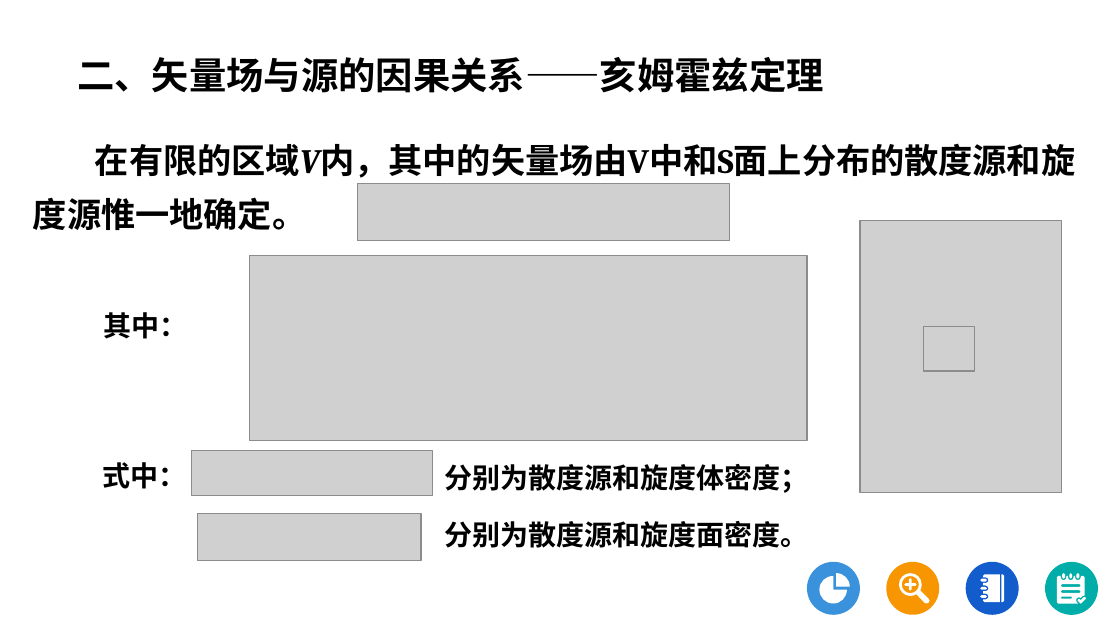
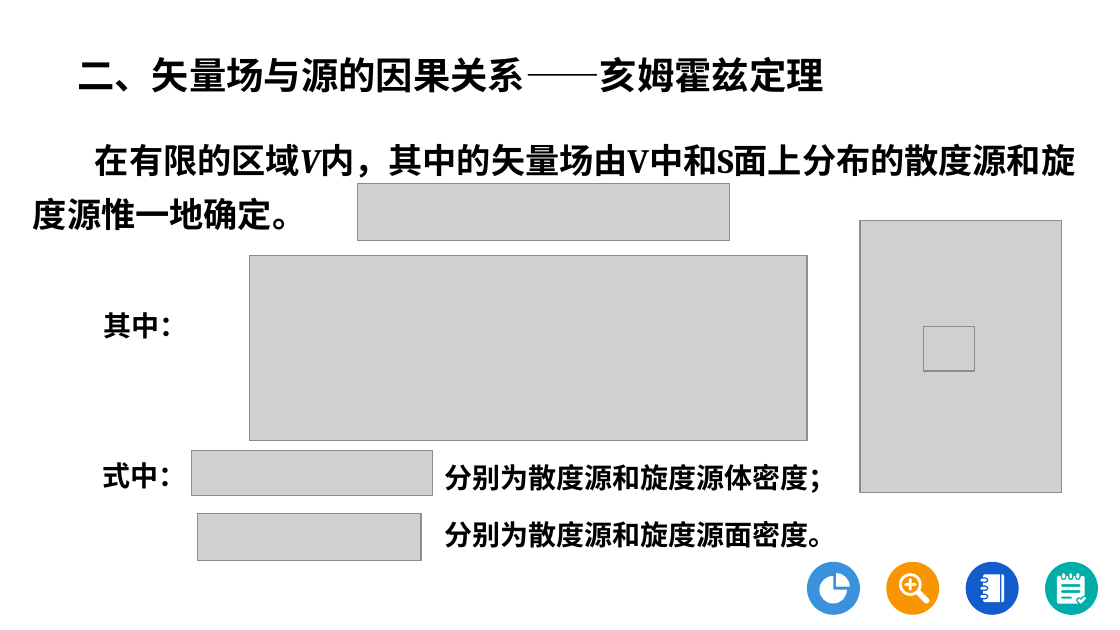
Before and after one commit to zilong7728/lzh_Learning-materials, a slide deck: slide 12 of 电磁场与波/课件/2-矢量场(3)-分类及其场源因果关系.pptx. Drawn at 1120x630 pixels with LibreOffice and Linux fonts; fonts in the diff are those of the drawing; grey boxes stand for pictures. Boxes give left, top, right and bottom in pixels: in the first picture for what was removed or moved away, otherwise in the second. Text is boxed around its words. In the diff, an @@ line names an element or a change of style, - is before the commit and + after.

```diff
--- a/电磁场与波/课件/2-矢量场(3)-分类及其场源因果关系.pptx
+++ b/电磁场与波/课件/2-矢量场(3)-分类及其场源因果关系.pptx
@@ text at (x1=444, y1=464, x2=836, y2=493): text changed @@
-分别为散度源和旋度体密度；
+分别为散度源和旋度源体密度；
@@ text at (x1=445, y1=521, x2=837, y2=548): text changed @@
-分别为散度源和旋度面密度。
+分别为散度源和旋度源面密度。
```
Also in this commit, not shown: 12 other files.
